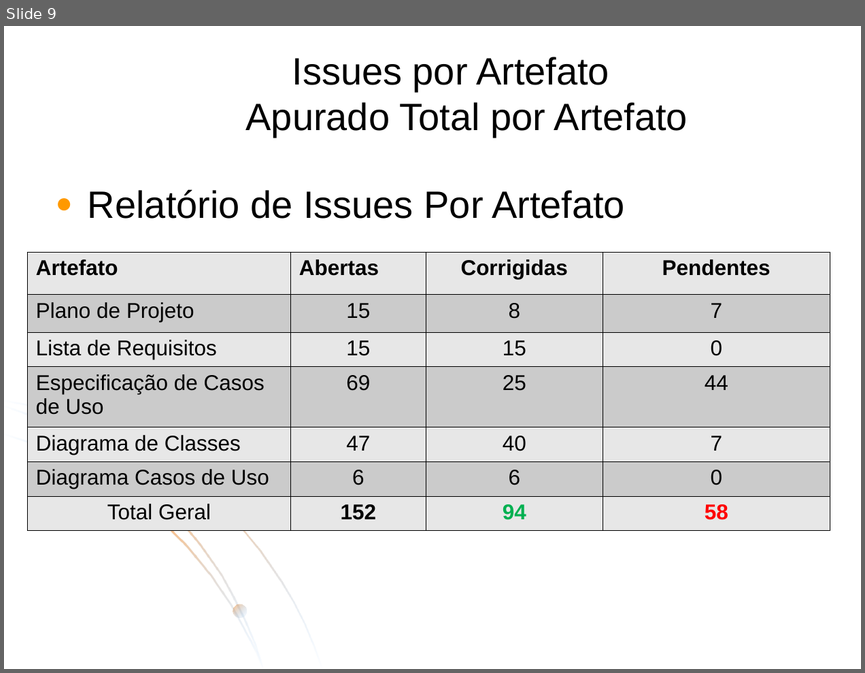
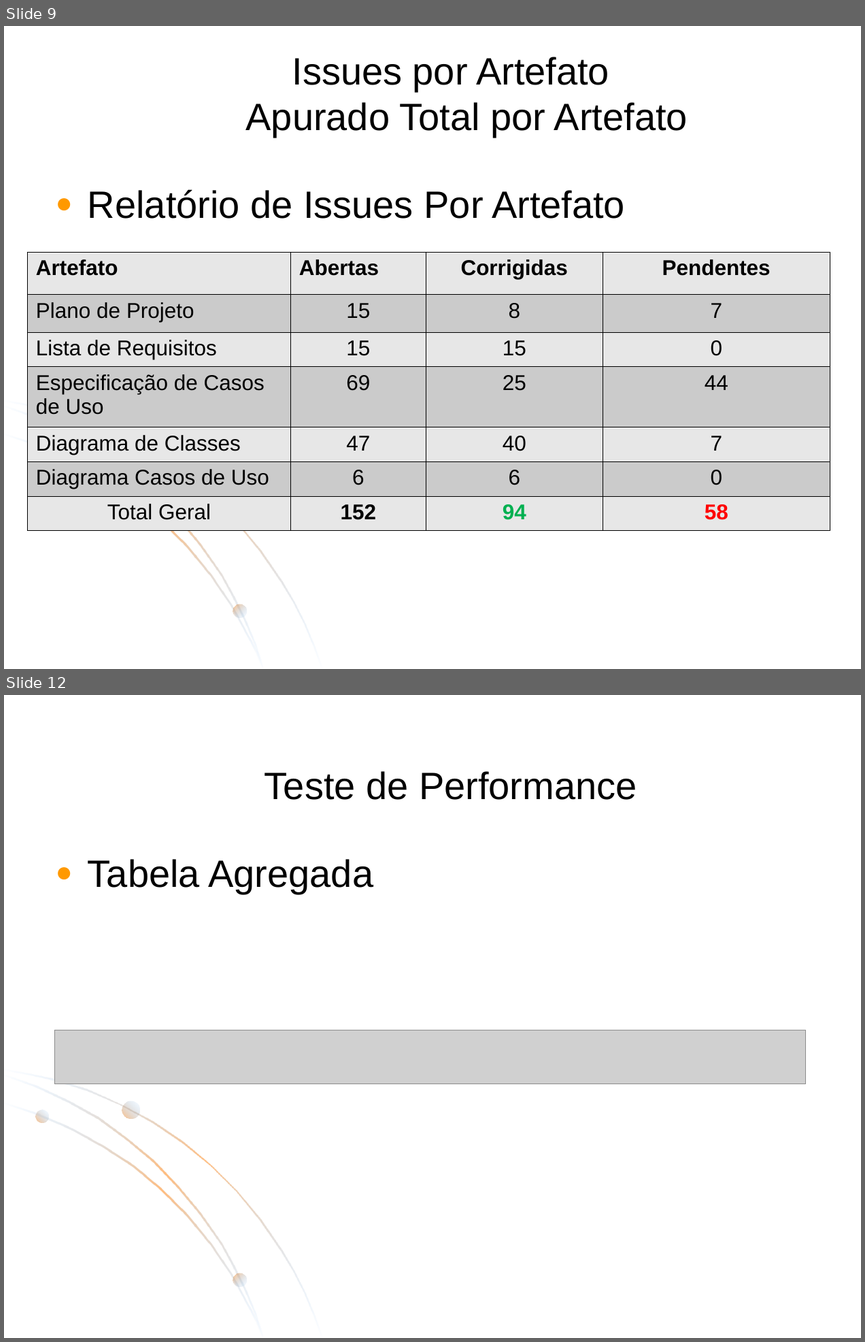
Before and after one commit to ESEGroup/IssuesAuthenticatorCascavel, a slide deck: artefatos/QA/relatorio-issues.ppt. Shown one above the other, each under a label of ours: slide 9 before the commit, slides 9 and 12 after it; the slides between them are not shown. The pictures are 865x673 and 865x1342 pixels, drawn with LibreOffice and Linux fonts; fonts in the diff are those of the drawing; grey boxes stand for pictures; background and template pictures are left out. Boxes give left, top, right and bottom in pixels: in the first picture for what was removed or moved away, otherwise in the second. Text is boxed around its words. In the diff, an @@ line names an element or a change of style, - is before the commit and + after.

```diff
--- a/artefatos/QA/relatorio-issues.ppt
+++ b/artefatos/QA/relatorio-issues.ppt
@@ slide 12 added at [4,695,861,1338], background #FFFFFF; not listed: 6 template elements that a slide beside it also shows @@
@@ title added at [264,771,637,800], 32 pt, text #000000 @@
+Teste de Performance
@@ text added at [88,859,373,894], 32 pt, text #000000 @@
+● Tabela Agregada
@@ picture added at [54,1030,806,1084] @@
```
Also in this commit, not shown: 1 slide changed, 8 other slides added, 6 other files.
